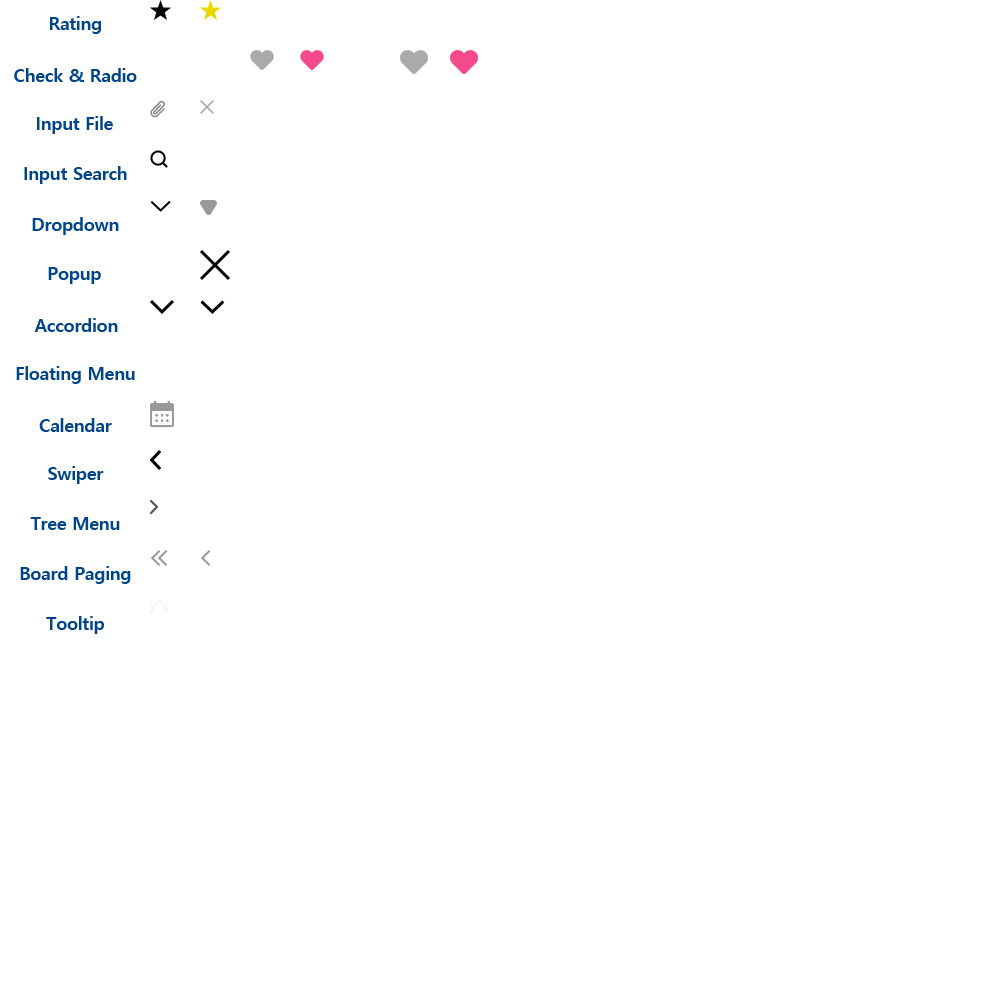
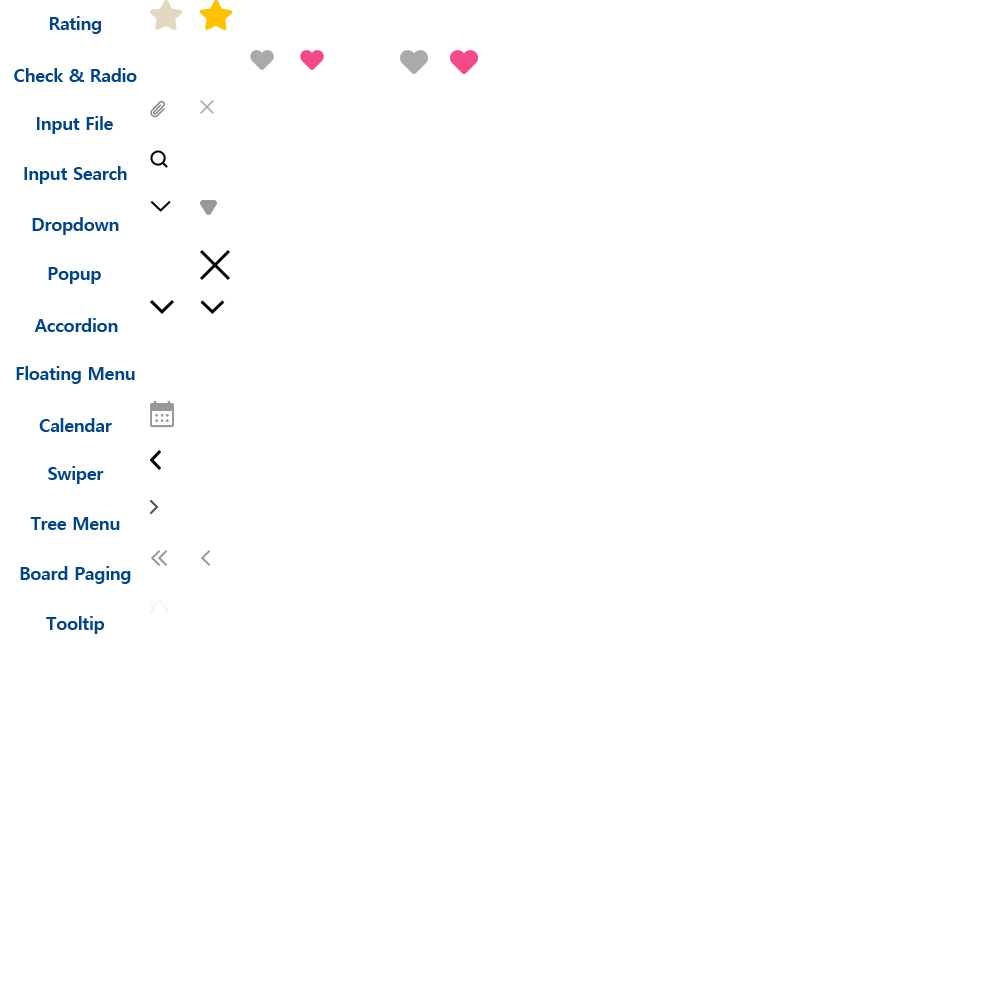
Layer changes from the first (1000, 1000) image to the second:
renamed "레이어 2 복사" to "레이어 47", painted on it over [200, 0, 232, 30]
renamed "레이어 2" to "레이어 46", painted on it over [150, 0, 182, 30]
